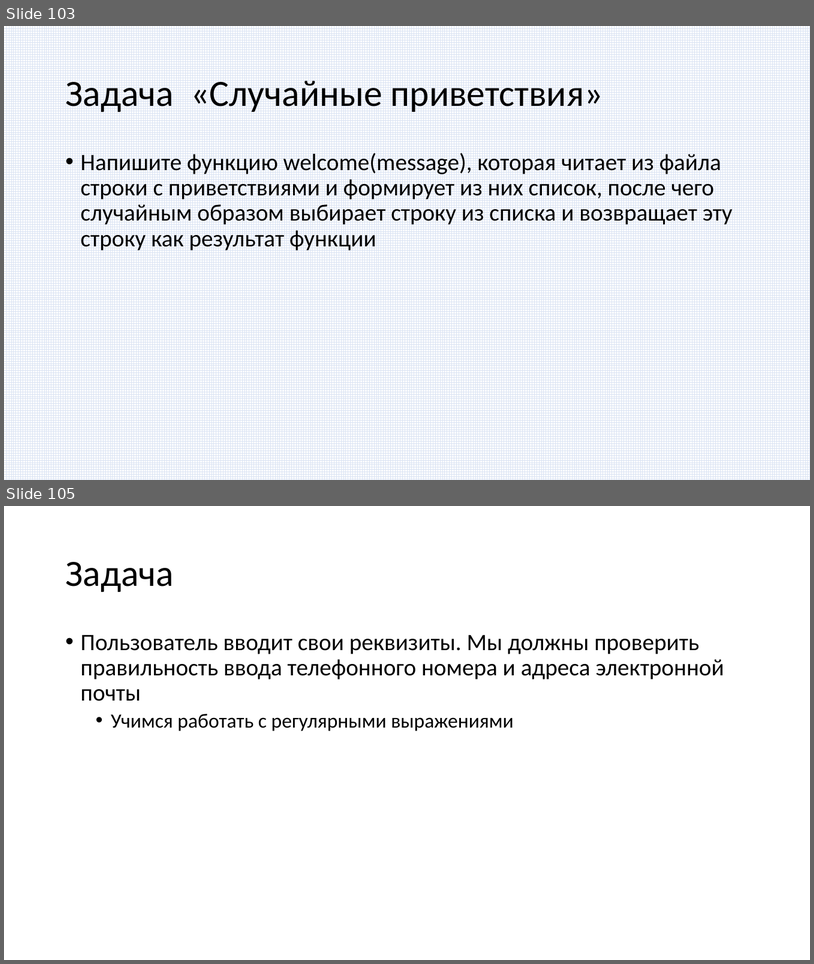
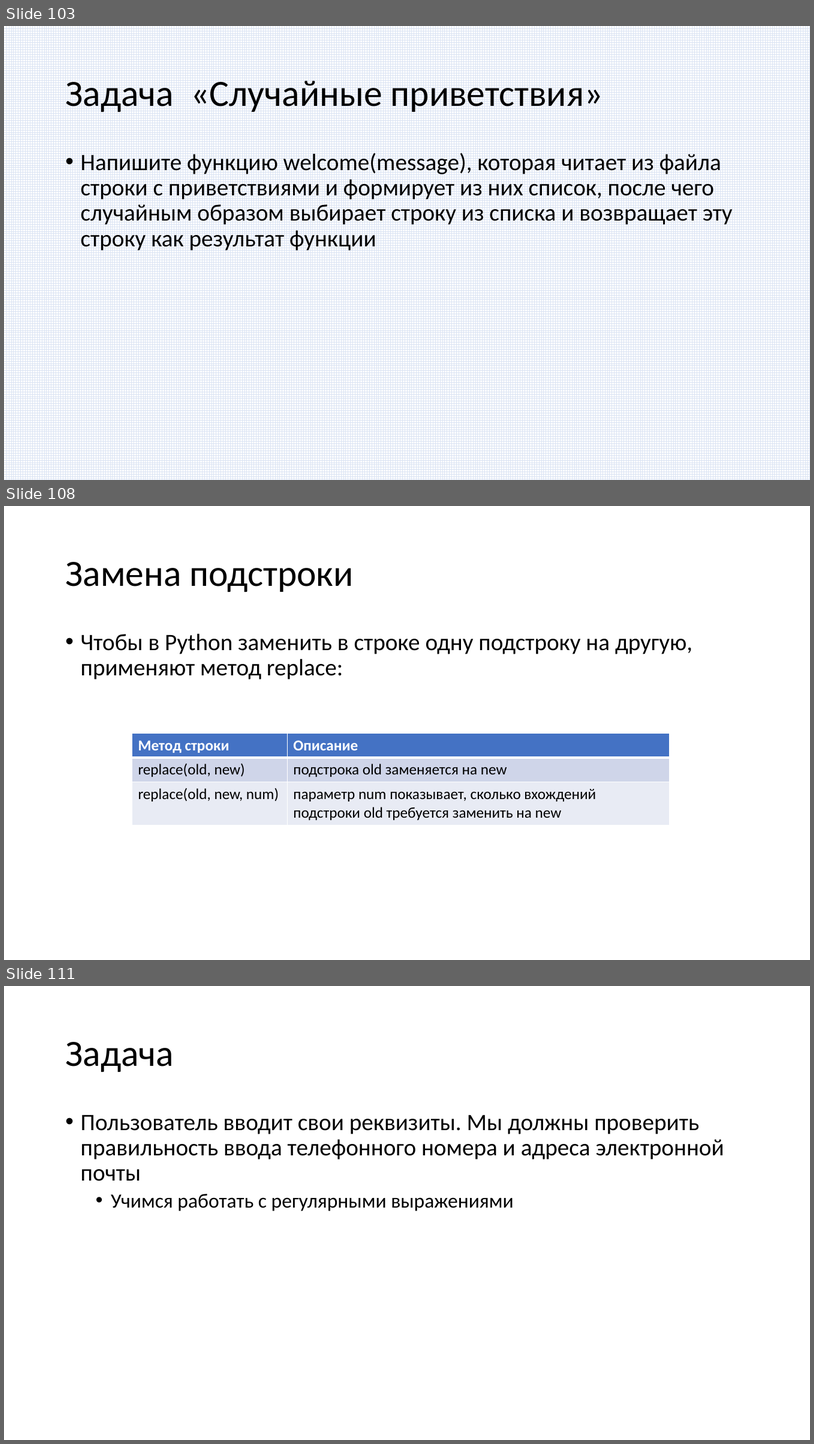
Before and after one commit to paveltsytovich/telegram-course, a slide deck: Presentation/Разработка ботов для телеграмм на Python.pptx. Shown one above the other, each under a label of ours: slides 103 and 105 before the commit, slides 103, 108 and 111 after it; the slides between them are not shown. The pictures are 814x964 and 814x1444 pixels, drawn with LibreOffice and Linux fonts; fonts in the diff are those of the drawing. Boxes give left, top, right and bottom in pixels: in the first picture for what was removed or moved away, otherwise in the second. Text is boxed around its words. In the diff, an @@ line names an element or a change of style, - is before the commit and + after.

```diff
--- a/Presentation/Разработка ботов для телеграмм на Python.pptx
+++ b/Presentation/Разработка ботов для телеграмм на Python.pptx
@@ slide 108 added at [4, 506, 810, 960], background #FFFFFF @@
@@ title added at [65, 562, 354, 592], 44 pt, text #000000 @@
+Замена подстроки
@@ text added at [81, 633, 693, 679], 28 pt, text #000000 @@
+• Чтобы в Python заменить в строке одну подстроку на другую, применяют метод replace:
@@ table added at [132, 733, 670, 824], 3 rows, 2 columns @@
+Метод строки | Описание
+replace(old, new) | подстрока old заменяется на new
+replace(old, new, num) | параметр num показывает, сколько вхождений подстроки old требуется заменить на new
@@ what was slide 105 is now slide 111 @@
```
Also in this commit, not shown: 1 slide changed, 5 other slides added, 4 other files.
